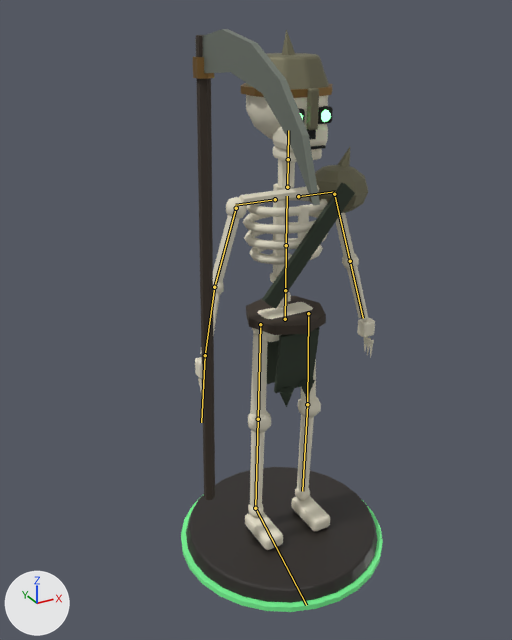
One commit to the glTF model art/export/Undead_Pawn.glb: the scene before it, then after it.
Both versions are drawn from a 50 mm lens placed at (-1.33, -2.18, 2.17), pointed at (-0.13, 0.0, 1.08). Arrows for +X, +Y and +Z are at lower left; the lights stay in place. The picture after the commit comes second. The bones that change, and the others that lie on the model, are drawn over the model as lines.

The first picture shows 'Undead_Pawn_Mesh'.
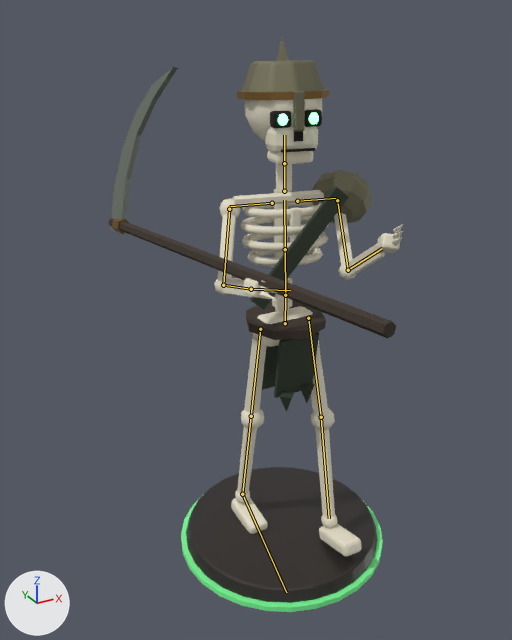
The newer file adds an action. The first version stands in its rest pose; the second is drawn at frame 5 of the action 'Shoot'.

Location of each change, [x1, y1, x2, y2] in pixels of the pictures (512 x 640 px):
```json
{"object": "Undead_Pawn_Mesh", "change": "posed", "before": [181, 29, 383, 612], "after": [109, 36, 403, 612], "on screen": "45% wider"}
{"bone": "hips", "before": "(285, 319) to (285, 292)", "after": "(285, 323) to (285, 297)"}
{"bone": "spine", "before": "(285, 290) to (286, 245)", "after": "(285, 295) to (285, 249)"}
{"bone": "upper_arm.L", "before": "(334, 194) to (350, 261)", "after": "(337, 200) to (348, 270)"}
{"bone": "forearm.L", "before": "(350, 261) to (363, 318)", "after": "(348, 270) to (382, 248)"}
{"bone": "upper_arm.R", "before": "(236, 208) to (214, 287)", "after": "(229, 209) to (223, 285)"}
{"bone": "forearm.R", "before": "(214, 287) to (205, 355)", "after": "(223, 285) to (251, 289)"}
{"bone": "thigh.L", "before": "(308, 313) to (307, 404)", "after": "(308, 318) to (321, 417)"}
{"bone": "thigh.R", "before": "(260, 324) to (258, 419)", "after": "(260, 329) to (251, 416)"}
```

Scene script edits in JSON lines:
```json
{"block": "bone_hips", "where": "bone_hips = bpy.data.objects['Undead_Pawn'].pose.bones['hips']  # child of 'root'"}
{"op": "set", "path": "bone_hips.location", "old": "(0.0, 0.0, 0.0)", "new": "(0.0, -0.02, 0.0)"}
{"block": "bone_spine", "where": "bone_spine = bpy.data.objects['Undead_Pawn'].pose.bones['spine']  # child of 'hips'"}
{"op": "set", "path": "bone_spine.rotation_quaternion", "old": "(1.0, 0.0, 0.0, 0.0)", "new": "(0.994, -0.035, -0.104, -0.004)", "note": "degrees (0, 0, 0) -> degrees (-4, -12, 0)"}
{"block": "bone_upper_arm_l", "where": "bone_upper_arm_l = bpy.data.objects['Undead_Pawn'].pose.bones['upper_arm.L']  # child of 'shoulder.L'"}
{"op": "set", "path": "bone_upper_arm_l.rotation_quaternion", "old": "(1.0, 0.0, 0.0, 0.0)", "new": "(0.906, 0.348, -0.087, -0.226)", "note": "degrees (0, 0, 0) -> degrees (42, 0, -28)"}
{"block": "bone_forearm_l", "where": "bone_forearm_l = bpy.data.objects['Undead_Pawn'].pose.bones['forearm.L']  # child of 'upper_arm.L'"}
{"op": "set", "path": "bone_forearm_l.rotation_quaternion", "old": "(1.0, 0.0, 0.0, 0.0)", "new": "(0.809, 0.588, 0.0, 0.0)", "note": "degrees (0, 0, 0) -> degrees (72, 0, 0)"}
{"block": "bone_upper_arm_r", "where": "bone_upper_arm_r = bpy.data.objects['Undead_Pawn'].pose.bones['upper_arm.R']  # child of 'shoulder.R'"}
{"op": "set", "path": "bone_upper_arm_r.rotation_quaternion", "old": "(1.0, 0.0, 0.0, 0.0)", "new": "(0.954, 0.301, 0.0, 0.0)", "note": "degrees (0, 0, 0) -> degrees (35, 0, 0)"}
{"block": "bone_forearm_r", "where": "bone_forearm_r = bpy.data.objects['Undead_Pawn'].pose.bones['forearm.R']  # child of 'upper_arm.R'"}
{"op": "set", "path": "bone_forearm_r.rotation_quaternion", "old": "(1.0, 0.0, 0.0, 0.0)", "new": "(0.857, 0.515, 0.0, 0.0)", "note": "degrees (0, 0, 0) -> degrees (62, 0, 0)"}
{"block": "bone_thigh_l", "where": "bone_thigh_l = bpy.data.objects['Undead_Pawn'].pose.bones['thigh.L']  # child of 'hips'"}
{"op": "set", "path": "bone_thigh_l.rotation_quaternion", "old": "(1.0, 0.0, 0.0, 0.0)", "new": "(0.993, 0.122, 0.0, 0.0)", "note": "degrees (0, 0, 0) -> degrees (14, 0, 0)"}
{"block": "bone_thigh_r", "where": "bone_thigh_r = bpy.data.objects['Undead_Pawn'].pose.bones['thigh.R']  # child of 'hips'"}
{"op": "set", "path": "bone_thigh_r.rotation_quaternion", "old": "(1.0, 0.0, 0.0, 0.0)", "new": "(0.998, -0.07, 0.0, 0.0)", "note": "degrees (0, 0, 0) -> degrees (-8, 0, 0)"}
```
